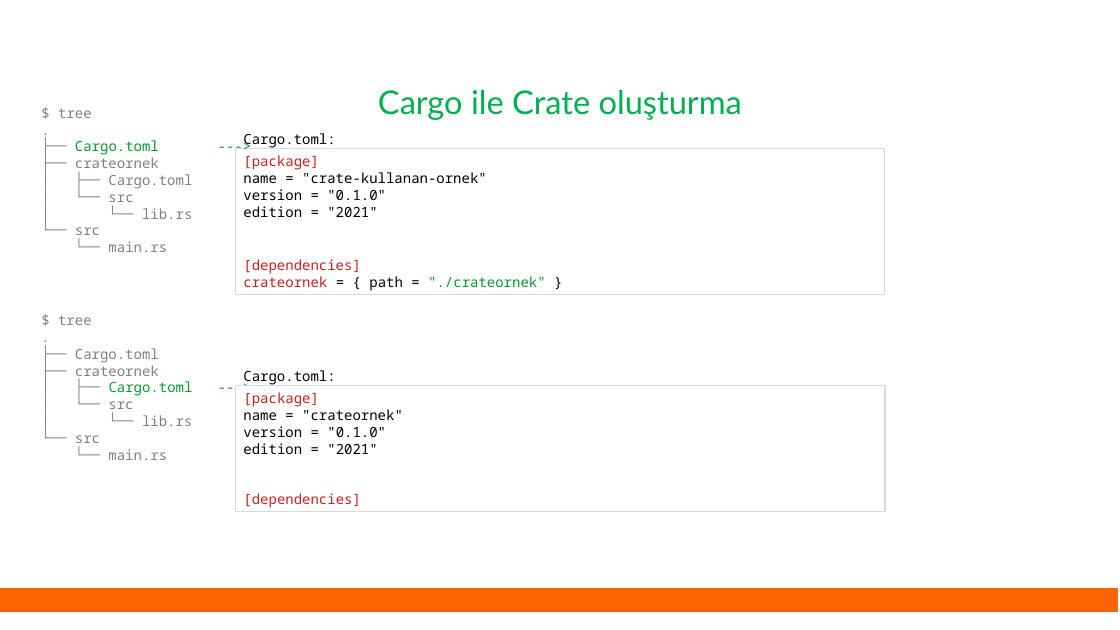
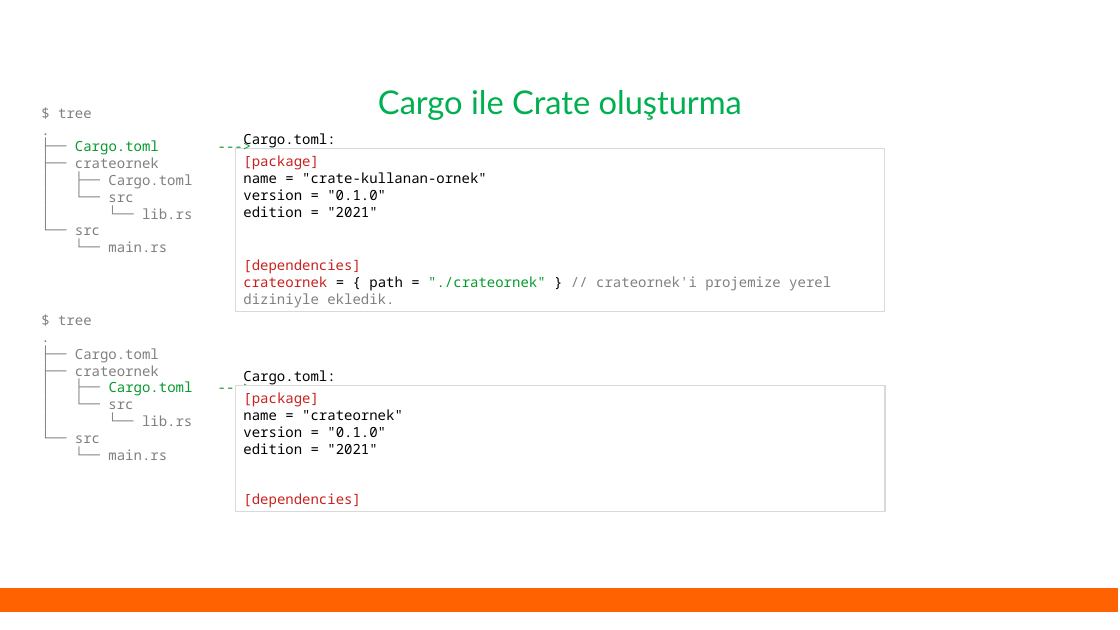
Before and after one commit to DEVxDAO-TR/course-presentations, a slide deck: slide 8 of rust_egitim_3_crates_tests.odp. Drawn at 1120x630 pixels with LibreOffice and Linux fonts; fonts in the diff are those of the drawing. Boxes give left, top, right and bottom in pixels: in the first picture for what was removed or moved away, otherwise in the second. Text is boxed around its words. In the diff, an @@ line names an element or a change of style, - is before the commit and + after.

```diff
--- a/rust_egitim_3_crates_tests.odp
+++ b/rust_egitim_3_crates_tests.odp
@@ rectangle "[package]": place and size @@
-rectangle "[package]" at [235, 149, 886, 294]
+rectangle "[package]" at [235, 149, 886, 311]
@@ text in rectangle at [243, 273, 831, 308]: text changed; text colour #069A2E to #808080 @@
-crateornek = { path = "./crateornek" }
+crateornek = { path = "./crateornek" } // crateornek'i projemize yerel diziniyle ekledik.
```
Also in this commit, not shown: 1 other slide changed, 10 other files.
